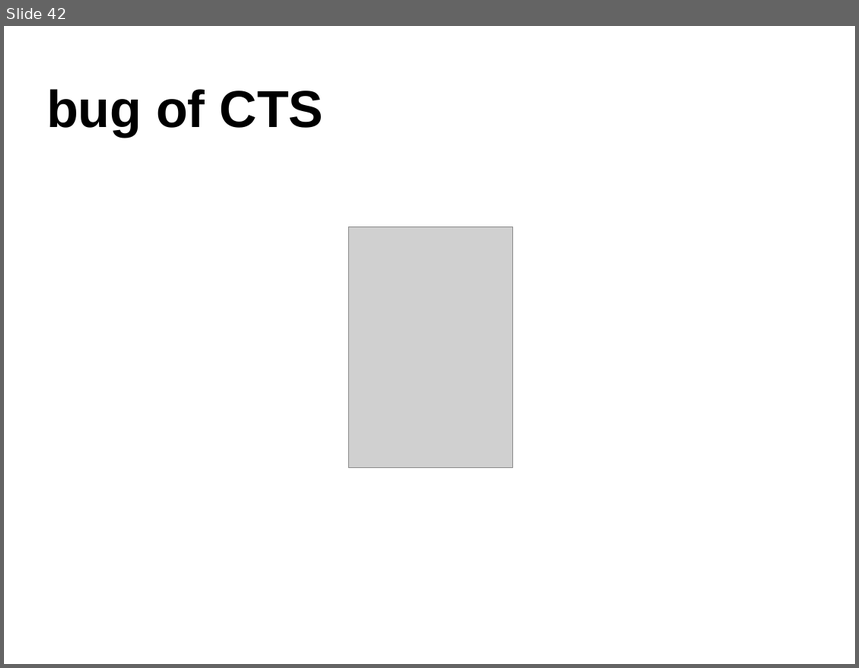
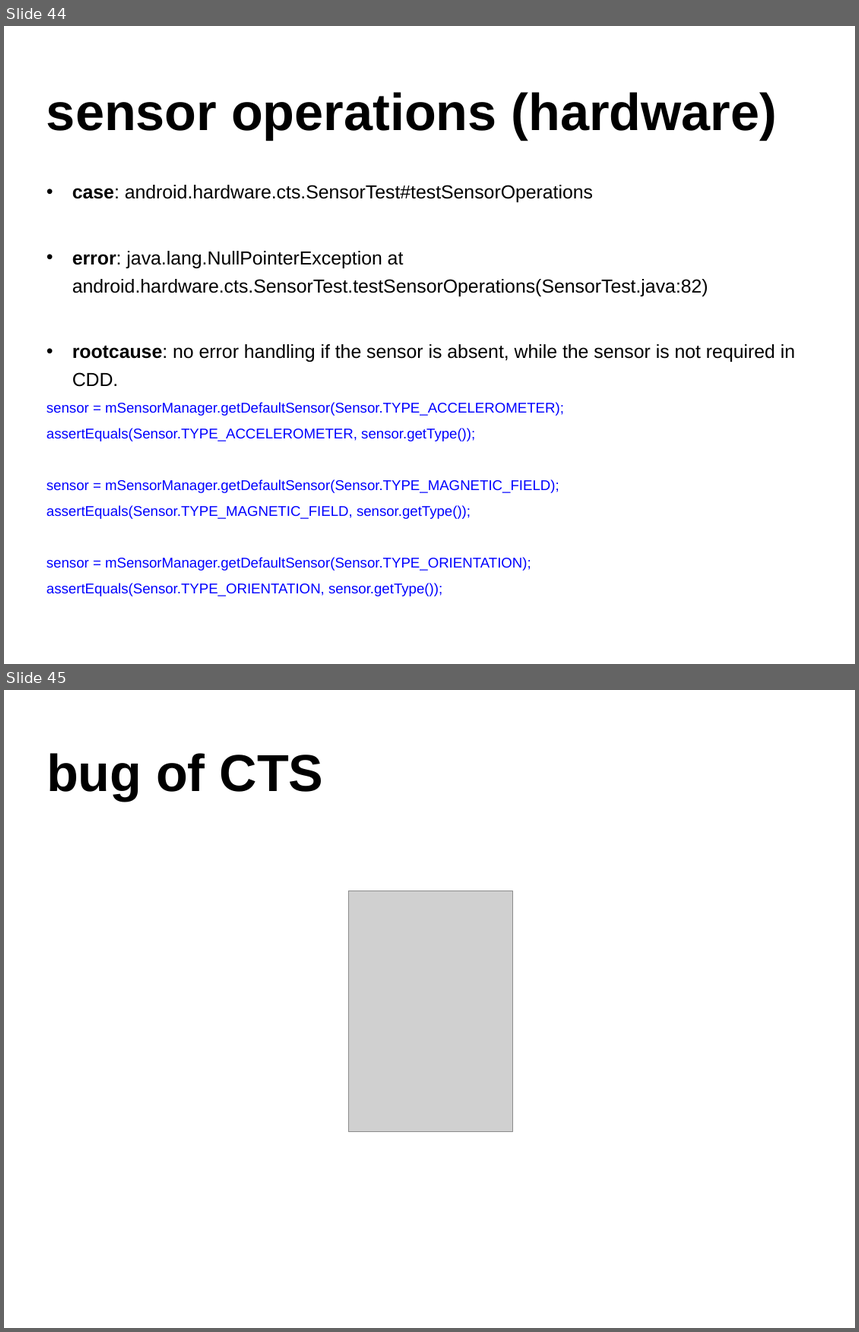
Before and after one commit to widerules/system-information, a slide deck: cts/CTS-training.ppt. Shown one above the other, each under a label of ours: slide 42 before the commit, slides 44 and 45 after it. The pictures are 859x668 and 859x1332 pixels, drawn with LibreOffice and Linux fonts; fonts in the diff are those of the drawing; grey boxes stand for pictures; background and template pictures are left out. Boxes give left, top, right and bottom in pixels: in the first picture for what was removed or moved away, otherwise in the second. Text is boxed around its words. In the diff, an @@ line names an element or a change of style, - is before the commit and + after.

Commit message:
jingtao: add some case

```diff
--- a/cts/CTS-training.ppt
+++ b/cts/CTS-training.ppt
@@ slide 44 added at box(4, 26, 855, 664), background picture (left out) @@
@@ text added at box(47, 92, 778, 139), 44 pt, text #000000, bold @@
+sensor operations (hardware)
@@ text added at box(47, 185, 795, 597), 12 pt, text #0000FF @@
+• case: android.hardware.cts.SensorTest#testSensorOperations
+• error: java.lang.NullPointerException at android.hardware.cts.SensorTest.testSensorOperations(SensorTest.java:82)
+• rootcause: no error handling if the sensor is absent, while the sensor is not required in CDD.
+sensor = mSensorManager.getDefaultSensor(Sensor.TYPE_ACCELEROMETER);
+assertEquals(Sensor.TYPE_ACCELEROMETER, sensor.getType());
+sensor = mSensorManager.getDefaultSensor(Sensor.TYPE_MAGNETIC_FIELD);
+assertEquals(Sensor.TYPE_MAGNETIC_FIELD, sensor.getType());
+sensor = mSensorManager.getDefaultSensor(Sensor.TYPE_ORIENTATION);
+assertEquals(Sensor.TYPE_ORIENTATION, sensor.getType());
@@ what was slide 42 is now slide 45 @@
```
Also in this commit, not shown: 31 slides changed, 2 other slides added, 1 other file.
